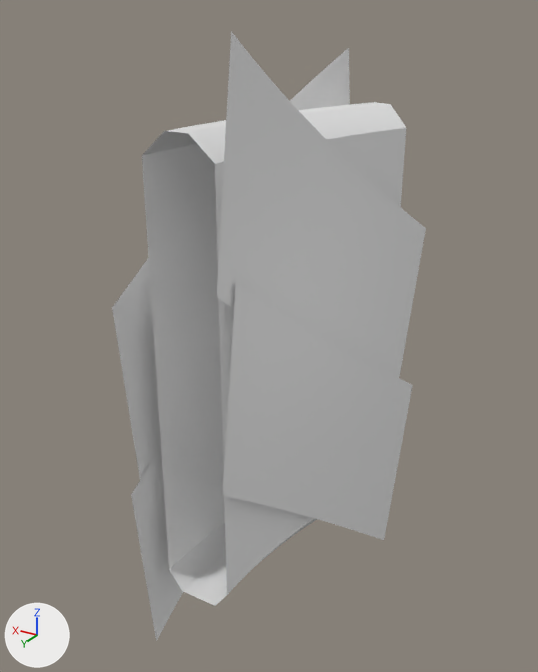
An edit to the glTF model Structures Plus/models/c90part_553bbb1310ad8e516a2a4803.glb, drawn before and after from the same camera.
Camera for both pictures: a 50 mm lens placed at (-0.026, 2.323, 1.965), pointed at (0.985, 0.638, 1.122). Arrows for +X, +Y and +Z are at lower left; the lights stay in place. The older version comes first. Vertices at exactly the same position are counted once.
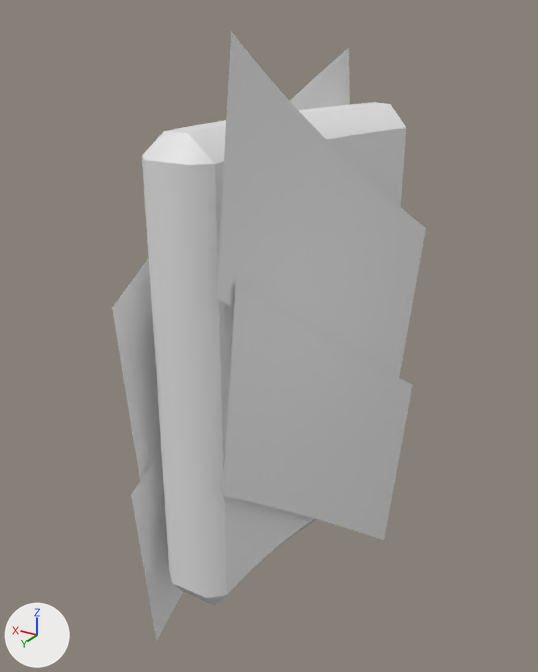
Pixel boxes [x1, y1, x2, y2] of what changed, in the pictures (538 x 672 px):
part 1 of me_mesh_0, added
    after: [142, 131, 227, 606]

Diff of the bpy script that builds the scene:
```diff
--- a/Structures Plus/models/c90part_553bbb1310ad8e516a2a4803.glb.py
+++ b/Structures Plus/models/c90part_553bbb1310ad8e516a2a4803.glb.py
@@ me_mesh_0 @@
 # used by ob_cube; location = (0.0, 0.0, 0.0)
 # verts and faces of me_mesh_0; kept vertices keep their numbers, new ones are numbered from 499
 # before: 18 (1.03, 1.0, 1.73) at pixel (164, 131), 27 (1.1, 1.0, 1.67) at pixel (141, 155), 107 (0.9, 1.0, 1.67) at pixel (214, 163), 115 (0.97, 1.0, 1.73) at pixel (187, 133), 139 (1.1, 1.0, 0.5) at pixel (169, 569)
 # before: 167 (0.9, 1.0, 0.5) at pixel (227, 594), 214 (0.94, 1.0, 0.44) at pixel (215, 605), 215 (1.06, 1.0, 0.44) at pixel (181, 590)
-me_mesh_0.from_pydata(...)  # 499 vertices, 825 faces; spans x 0.69..1.15, y 0.15..1.1, z 0.22..1.94
+me_mesh_0.from_pydata(...)  # 503 vertices, 839 faces; spans x 0.69..1.15, y 0.15..1.1, z 0.22..1.94
+# me_mesh_0 part 1
+verts[499] = (1.06, 1.04, 1.67)  # pixel (144, 160)
+verts[500] = (0.94, 1.04, 1.67)  # pixel (188, 164)
+verts[501] = (0.94, 1.04, 0.5)  # pixel (206, 597)
+verts[502] = (1.06, 1.04, 0.5)  # pixel (172, 583)
+faces += [(18, 499, 115), (115, 499, 500), (18, 27, 499), (107, 115, 500), (499, 501, 500), (499, 502, 501)]  # mat_thatch (white #e7e7e7)
+faces += [(27, 139, 502), (27, 502, 499), (107, 500, 167), (167, 500, 501), (139, 215, 502), (215, 501, 502)]  # mat_thatch (white #e7e7e7)
+faces += [(214, 501, 215), (167, 501, 214)]  # mat_thatch (white #e7e7e7)
 me_mesh_0.materials.append(mat_thatch)
```
